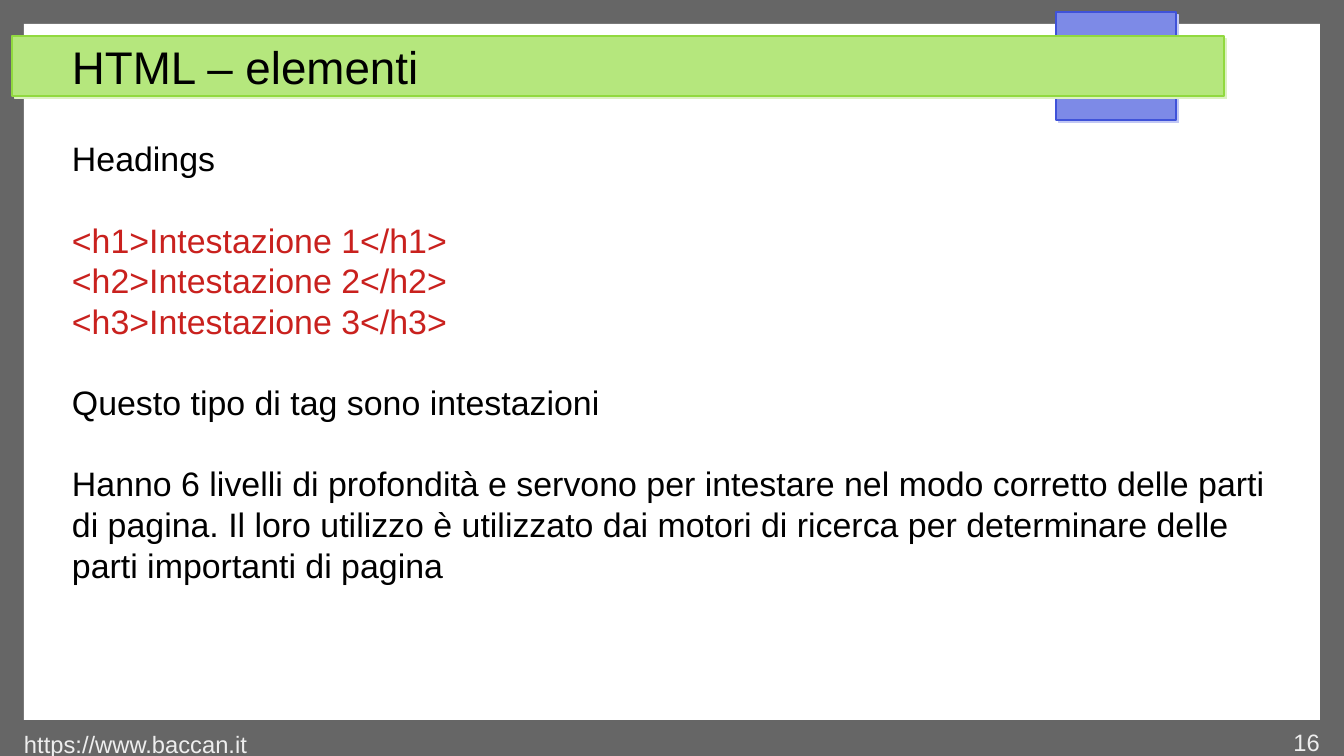
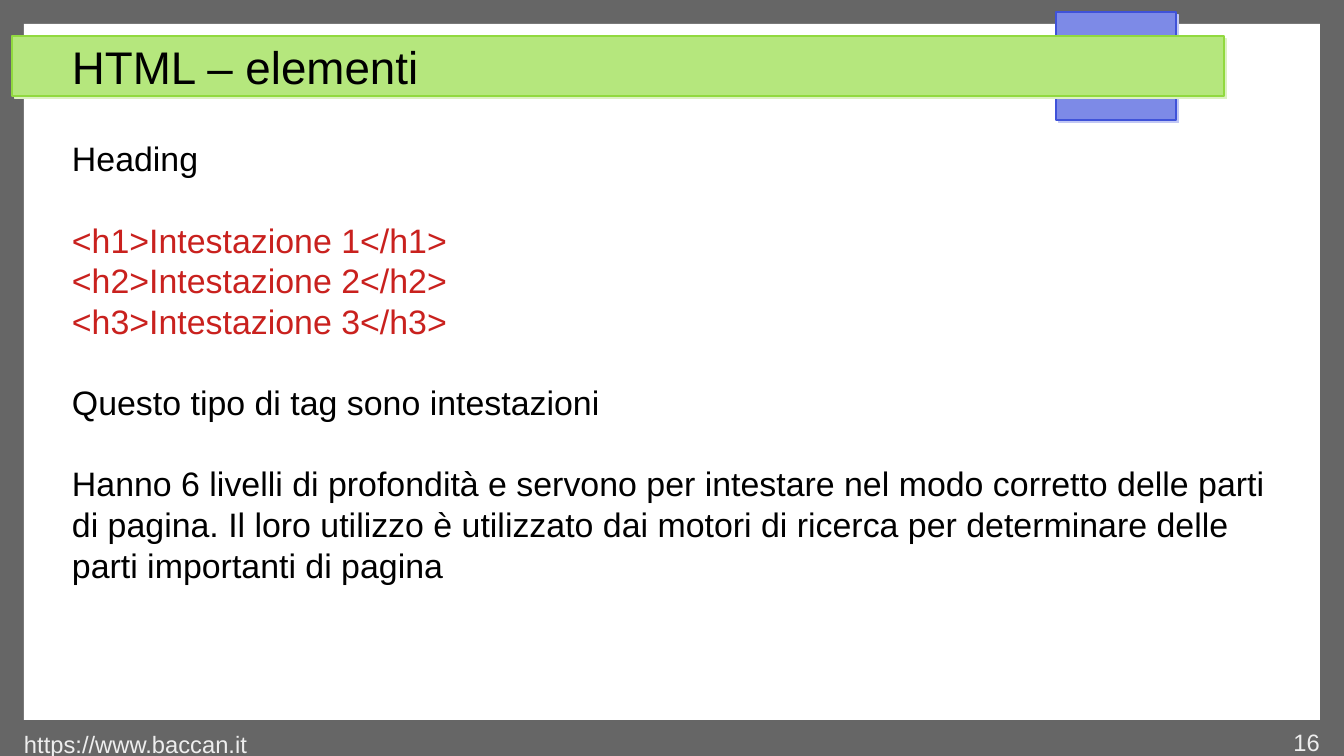
Before and after one commit to matteobaccan/CorsoHTML, a slide deck: slide 16 of Chapter_html.odp. Drawn at 1344x756 pixels with LibreOffice and Linux fonts; fonts in the diff are those of the drawing. Boxes give left, top, right and bottom in pixels: in the first picture for what was removed or moved away, otherwise in the second. Text is boxed around its words. In the diff, an @@ line names an element or a change of style, - is before the commit and + after.

```diff
--- a/Chapter_html.odp
+++ b/Chapter_html.odp
@@ text at (72, 146, 198, 178): text changed @@
-Headings
+Heading
```
Also in this commit, not shown: 4 other slides changed, 11 slides added, 11 other files.
